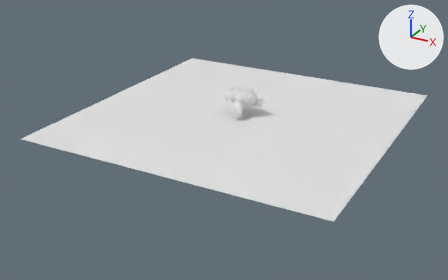
Two versions of the Blender file untitle.blend, one commit apart.
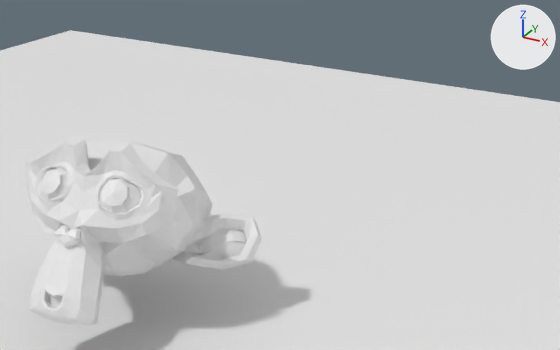
Old and new are each drawn whole from a 50 mm lens placed at (16.78, -32.84, 14.46), pointed at (-0.51, -1.41, -1.25) and again close up from a 50 mm lens placed at (4.83, -5.32, 4.67), pointed at (1.39, 0.93, 1.54). Lighting does not change. The marker at upper right points along +X, +Y and +Z.

Before the edit, the objects in view are built like this:
```python
me_plane = bpy.data.meshes.new('Plane')
me_plane.from_pydata([(-1.0, -1.0, 0.0), (1.0, -1.0, 0.0), (-1.0, 1.0, 0.0), (1.0, 1.0, 0.0)], [], [(0, 1, 3, 2)])
me_suzanne = bpy.data.meshes.new('Suzanne')
me_suzanne.from_pydata(...)  # 507 vertices, 500 faces; spans x -1.37..1.37, y -0.85..0.85, z -0.98..0.98
me_suzanne.materials.append(mat_material_004)  # white #e7e7e7
ob_plane_002 = bpy.data.objects.new('Plane.002', me_plane)
ob_plane_002.location = (0.0, 0.0, 0.019)
ob_plane_002.scale = (9.53, 9.53, 9.53)
ob_suzanne = bpy.data.objects.new('Suzanne', me_suzanne)
ob_suzanne.location = (0.0, 0.0, 0.96)
ob_suzanne.rotation_euler = (-0.693, 0.0, 0.126)  # degrees (-40, 0, 7.2)
```
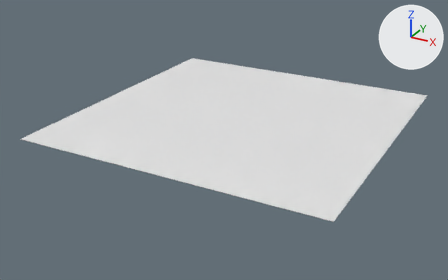
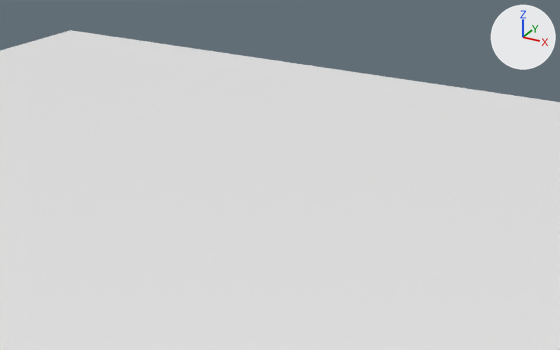
Changed parts and their boxes [x1, y1, x2, y2] in the close-ups (560 x 350 px):
'Suzanne', hidden: before [25, 135, 262, 326]

The change, as a diff of the scene's bpy script:
```diff
--- a/untitle.blend.py
+++ b/untitle.blend.py
@@ ob_suzanne @@
 ob_suzanne.rotation_euler = (-0.693, 0.0, 0.126)  # degrees (-40, 0, 7.2)
+ob_suzanne.hide_viewport = True
```
